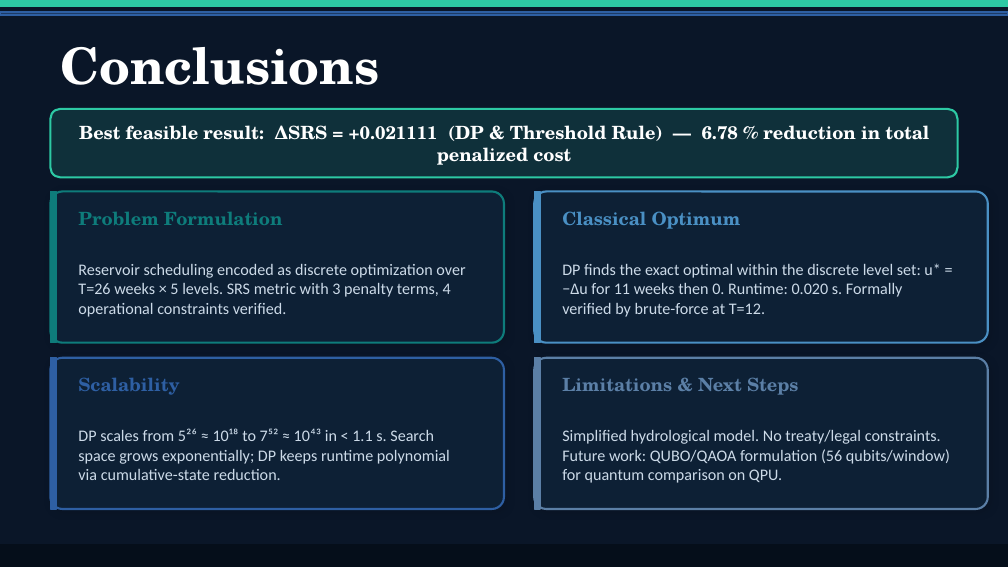
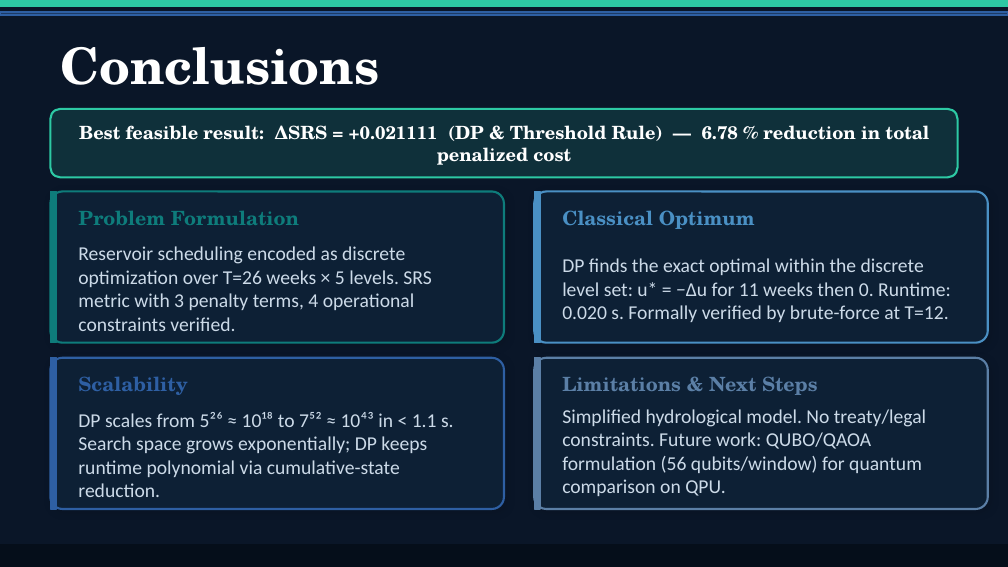
Before and after one commit to Hackathon-Puebla-2026/Equipo_04, a slide deck: slide 8 of Equipo04_FalconChallenge.pptx (slide 7 before the commit). Drawn at 1008x567 pixels with LibreOffice and Linux fonts; fonts in the diff are those of the drawing. Boxes give left, top, right and bottom in pixels: in the first picture for what was removed or moved away, otherwise in the second. Text is boxed around its words. In the diff, an @@ line names an element or a change of style, - is before the commit and + after.

```diff
--- a/Equipo04_FalconChallenge.pptx
+++ b/Equipo04_FalconChallenge.pptx
@@ size 13 to 14 pt in 4 elements at (78, 211, 299, 225), (562, 210, 755, 229), (78, 376, 187, 395), (562, 376, 818, 395) @@
@@ size 11.5 to 14 pt in 4 elements at (78, 246, 431, 331), (562, 258, 951, 322), (78, 412, 454, 497), (562, 409, 926, 496) @@
```
Also in this commit, not shown: 5 other slides changed, 1 slide added.
